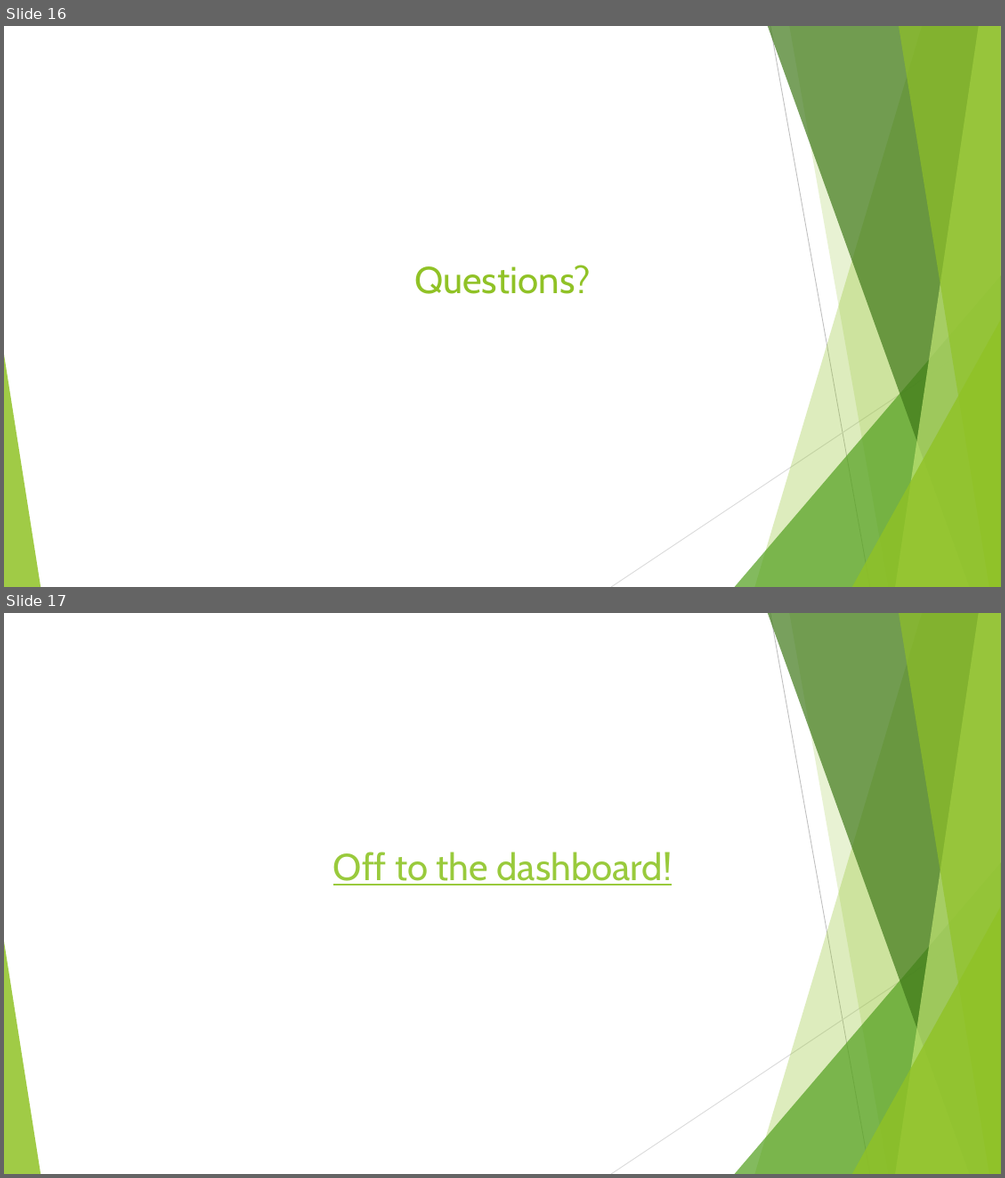
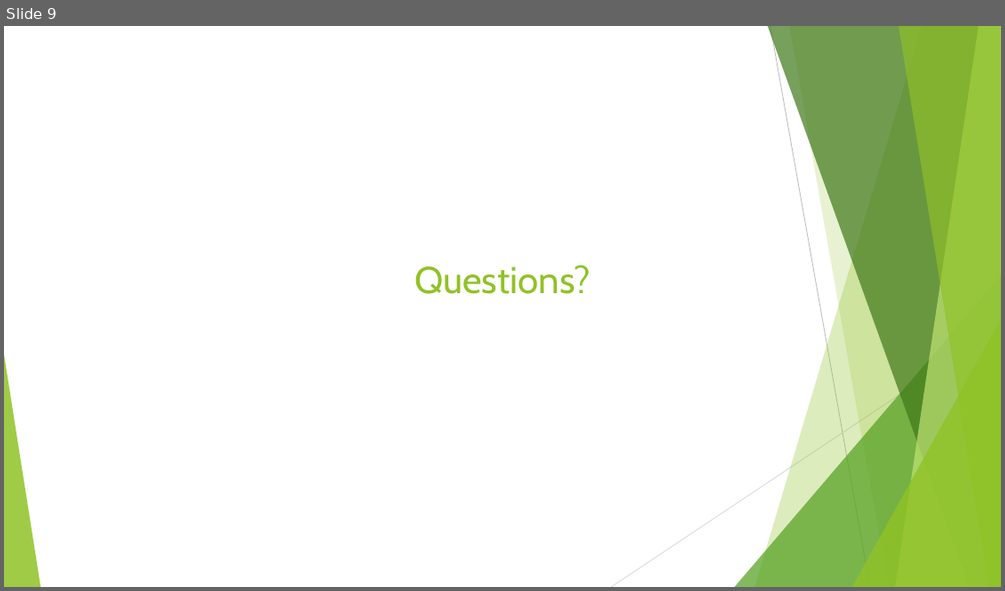
Before and after one commit to latestnight/capstone, a slide deck: food_desert_pp.pptx. Shown one above the other, each under a label of ours: slides 16 and 17 before the commit, slide 9 after it. The pictures are 1005x1178 and 1005x591 pixels, drawn with LibreOffice and Linux fonts; fonts in the diff are those of the drawing. Boxes give left, top, right and bottom in pixels: in the first picture for what was removed or moved away, otherwise in the second. Text is boxed around its words. In the diff, an @@ line names an element or a change of style, - is before the commit and + after.

```diff
--- a/food_desert_pp.pptx
+++ b/food_desert_pp.pptx
@@ slide 17 removed at (x1=4, y1=613, x2=1001, y2=1174), background #FFFFFF; not listed: 10 template elements that a slide beside it also shows @@
@@ title removed at (x1=333, y1=852, x2=672, y2=885) @@
-Off to the dashboard!
@@ what was slide 16 is now slide 9 @@
```
Also in this commit, not shown: 1 slide changed, 6 other slides removed, 4 other files.
